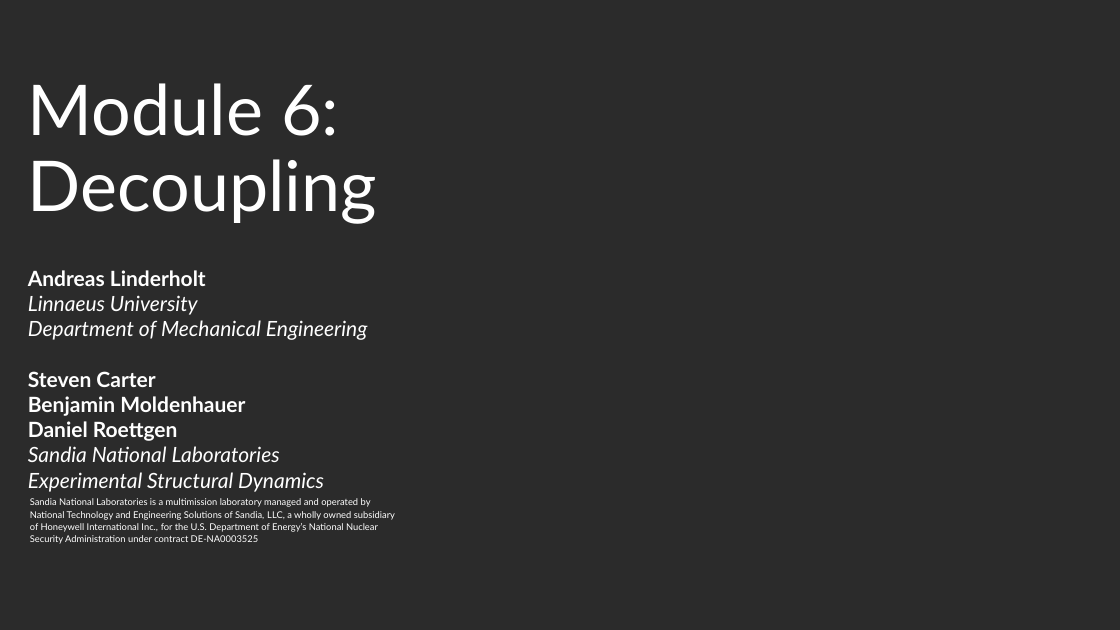
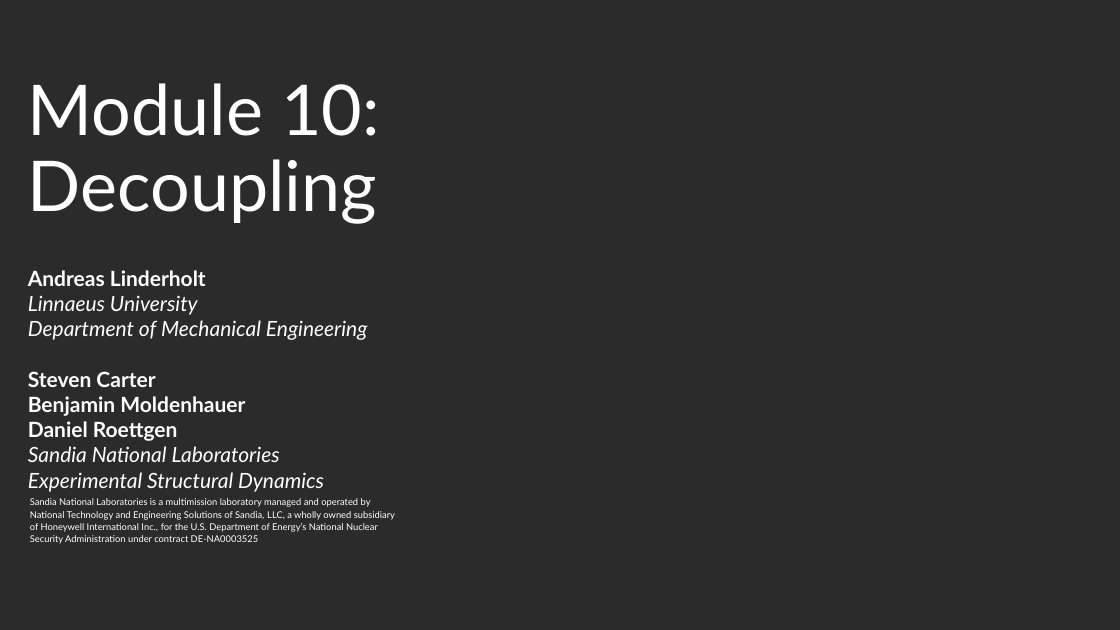
Before and after one commit to spcarte/IMAC_Substructuring_ShortCourse, a slide deck: slide 1 of Course Notes/Mod10_Decoupling.pptx. Drawn at 1120x630 pixels with LibreOffice and Linux fonts; fonts in the diff are those of the drawing; background and template pictures are left out; a plain dark background stands for a picture behind light text. Boxes give left, top, right and bottom in pixels: in the first picture for what was removed or moved away, otherwise in the second. Text is boxed around its words. In the diff, an @@ line names an element or a change of style, - is before the commit and + after.

```diff
--- a/Course Notes/Mod10_Decoupling.pptx
+++ b/Course Notes/Mod10_Decoupling.pptx
@@ title at (28,83,380,224): text changed @@
-Module 6: Decoupling
+Module 10: Decoupling
```
